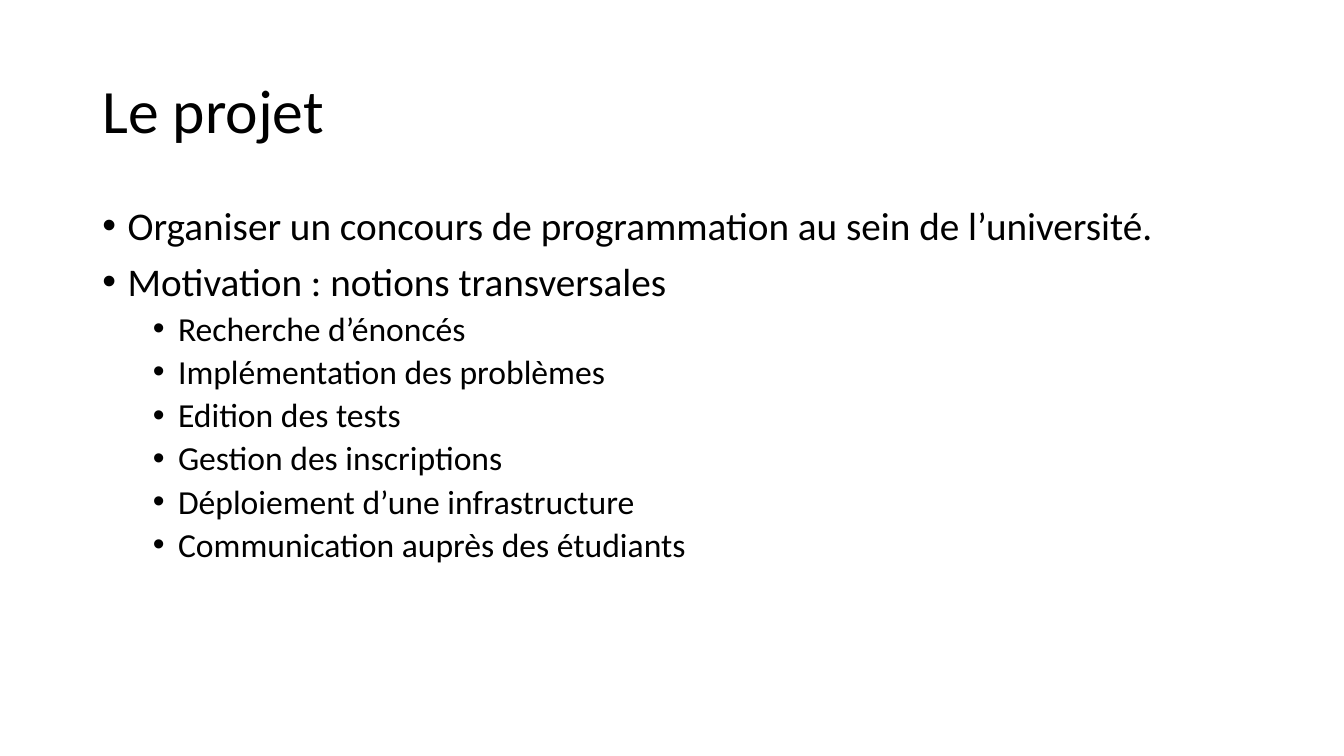
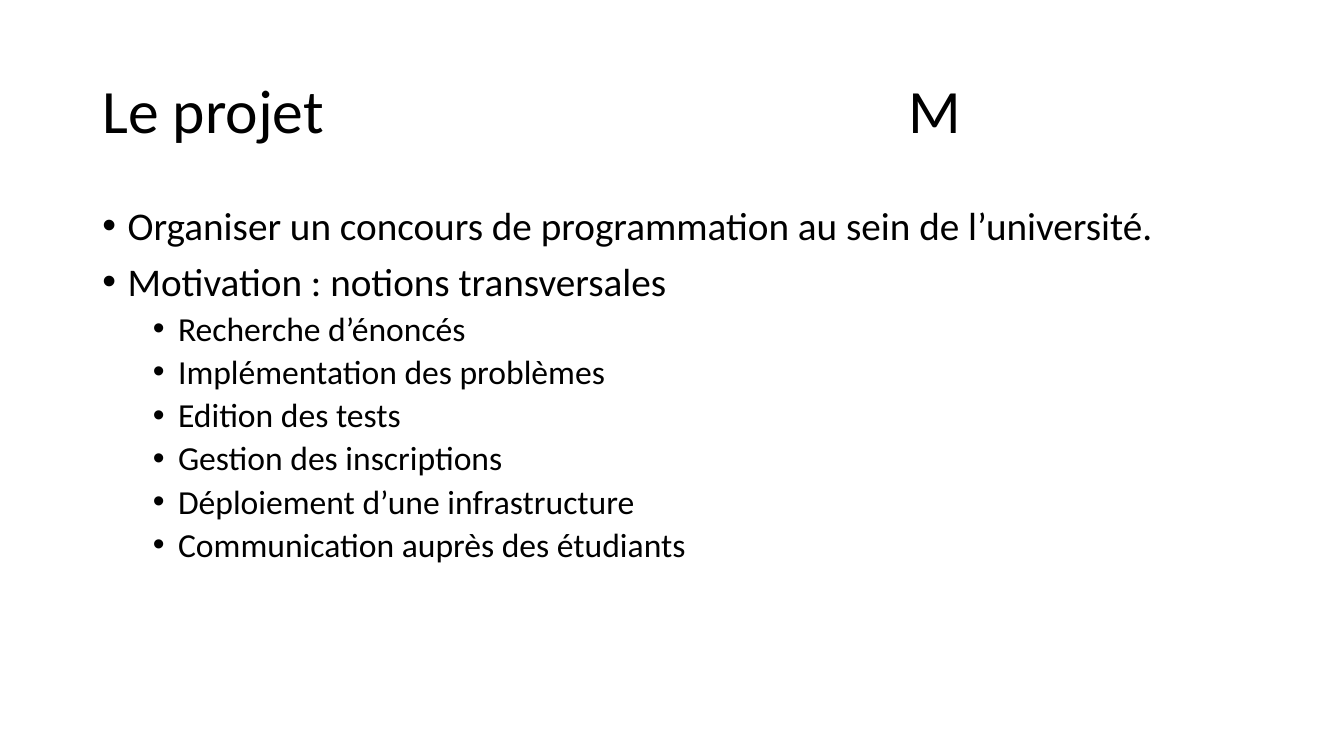
Before and after one commit to GRnice/ConcoursJuin, a slide deck: slide 3 of rapport/presentation.pptx. Drawn at 1344x756 pixels with LibreOffice and Linux fonts; fonts in the diff are those of the drawing. Boxes give left, top, right and bottom in pixels: in the first picture for what was removed or moved away, otherwise in the second. Text is boxed around its words. In the diff, an @@ line names an element or a change of style, - is before the commit and + after.

```diff
--- a/rapport/presentation.pptx
+++ b/rapport/presentation.pptx
@@ title at (x1=102, y1=90, x2=962, y2=144): text changed @@
-Le projet
+Le projet M
```
Also in this commit, not shown: 12 other slides changed.
